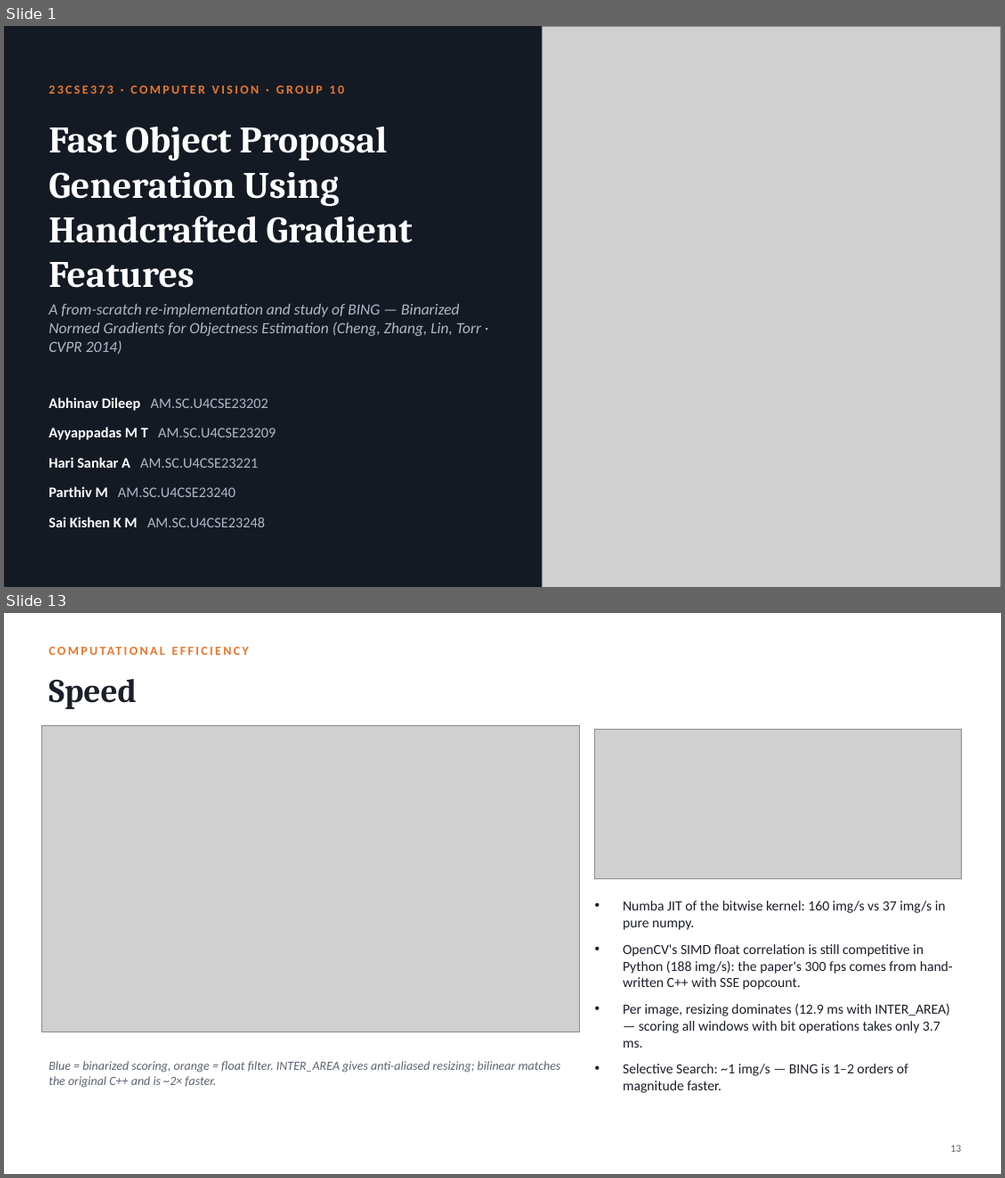
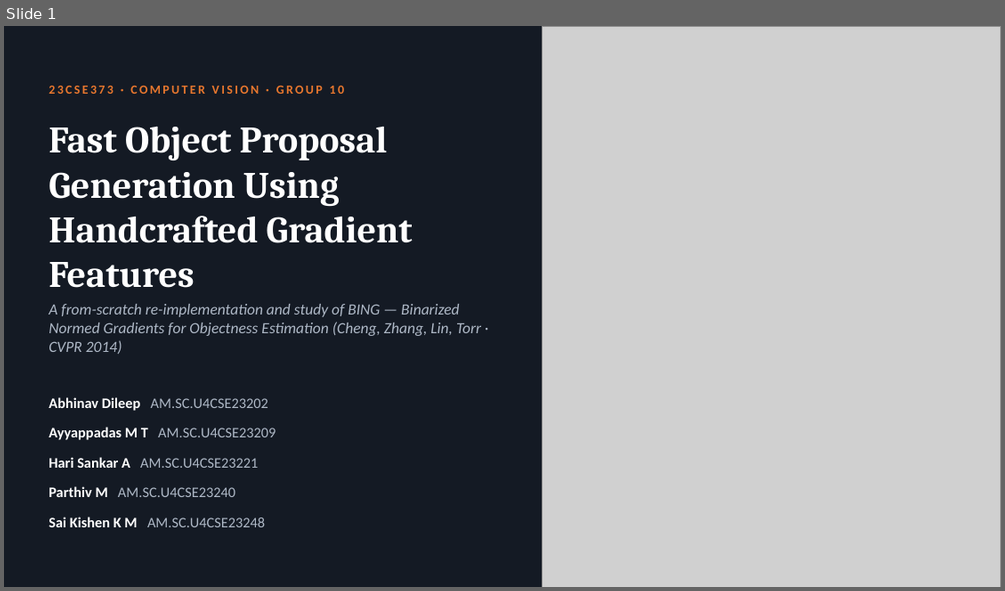
Before and after one commit to hari18305/cvprojectg10, a slide deck: presentation/BING_Objectness_Group10.pptx. Shown one above the other, each under a label of ours: slides 1 and 13 before the commit, slide 1 after it; the slides between them are not shown. The pictures are 1005x1178 and 1005x591 pixels, drawn with LibreOffice and Linux fonts; fonts in the diff are those of the drawing; grey boxes stand for pictures. Boxes give left, top, right and bottom in pixels: in the first picture for what was removed or moved away, otherwise in the second. Text is boxed around its words. In the diff, an @@ line names an element or a change of style, - is before the commit and + after.

```diff
--- a/presentation/BING_Objectness_Group10.pptx
+++ b/presentation/BING_Objectness_Group10.pptx
@@ slide 13 removed at (4, 613, 1001, 1174), background #FFFFFF @@
@@ text removed at (48, 639, 722, 662) @@
-COMPUTATIONAL EFFICIENCY
@@ text removed at (48, 679, 137, 709) @@
-Speed
@@ picture removed at (41, 725, 580, 1032) @@
@@ picture removed at (595, 729, 961, 878) @@
@@ text removed at (623, 900, 953, 1093) @@
-• Numba JIT of the bitwise kernel: 160 img/s vs 37 img/s in pure numpy.
-• OpenCV's SIMD float correlation is still competitive in Python (188 img/s): the paper's 300 fps comes from hand-written C++ with SSE popcount.
-• Per image, resizing dominates (12.9 ms with INTER_AREA) — scoring all windows with bit operations takes only 3.7 ms.
-• Selective Search: ~1 img/s — BING is 1–2 orders of magnitude faster.
@@ text removed at (48, 1061, 561, 1087) @@
-Blue = binarized scoring, orange = float filter. INTER_AREA gives anti-aliased resizing; bilinear matches the original C++ and is ~2× faster.
@@ text removed at (950, 1144, 961, 1151) @@
-13
```
Also in this commit, not shown: 7 slides changed, 4 slides added, 9 other slides removed, 1 other file.
